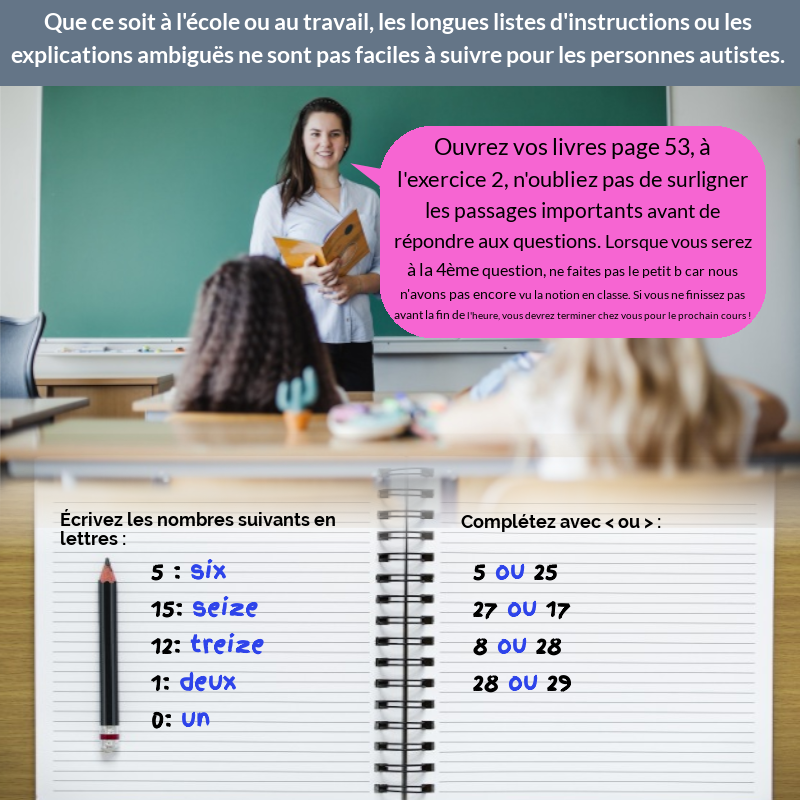
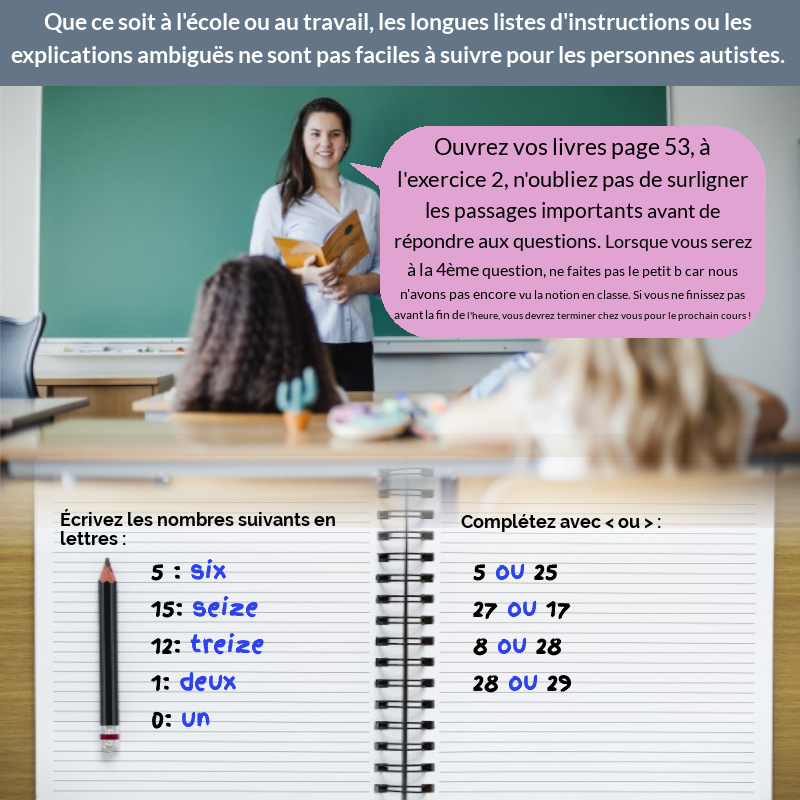
Comparing the layer stacks of the two (800, 800) images. Changes:
painted on "Layer #1" over (x1=350, y1=126, x2=766, y2=338)
